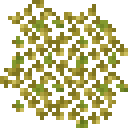
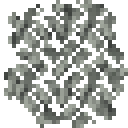
Layer changes from the first (128, 128) image to the second:
hid group "BIRCH" (15 layers) over [0, 0, 128, 128]
added layer "pale_oak_leaves copy 3" above "Layer 1 copy" over [0, 0, 128, 128]
added layer "Layer 1 copy" over [4, 0, 128, 128]
